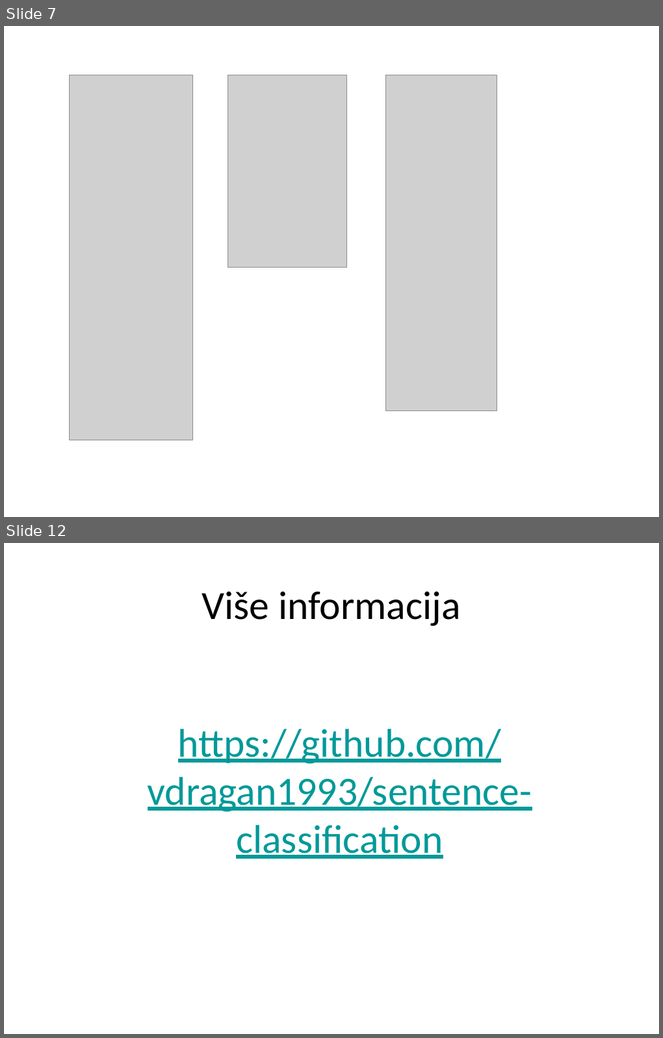
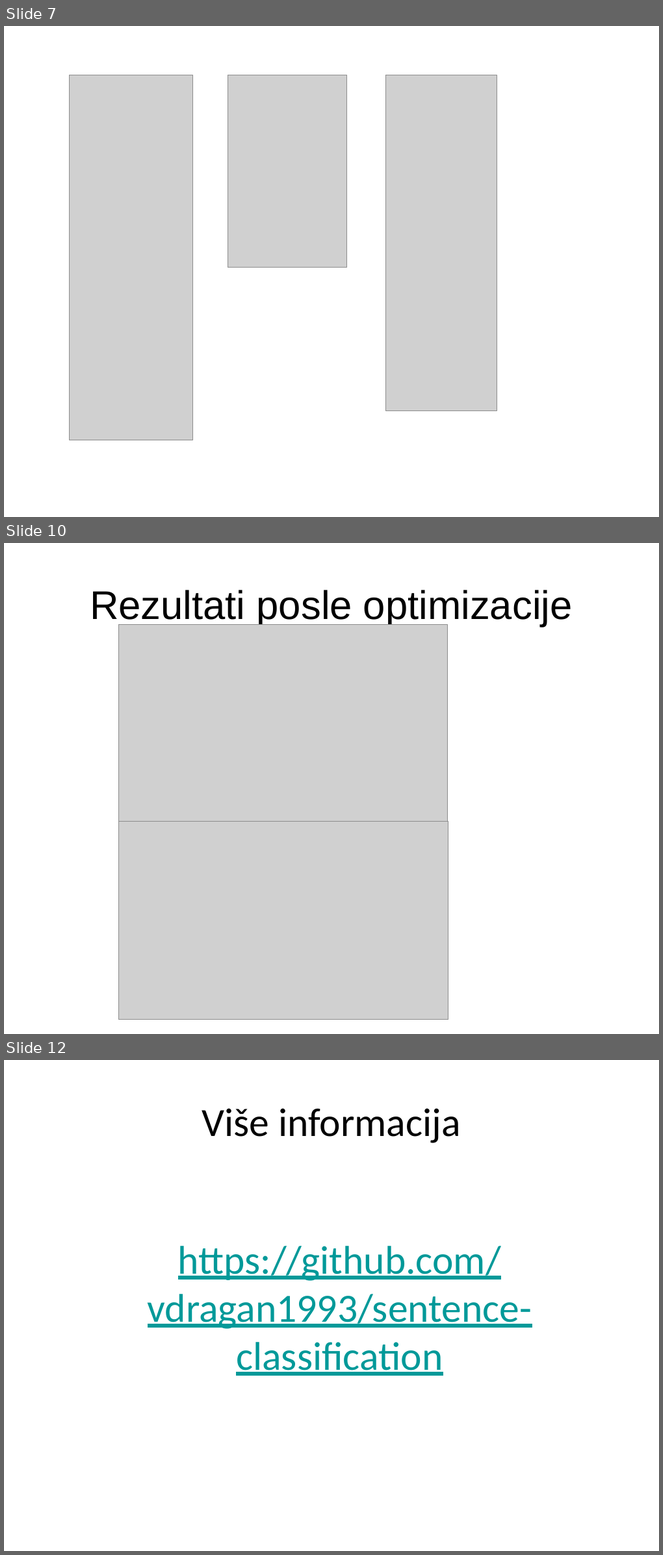
Before and after one commit to vdragan1993/sentence-classification, a slide deck: semantic_classification_ppt.pptx. Shown one above the other, each under a label of ours: slides 7 and 12 before the commit, slides 7, 10 and 12 after it; the slides between them are not shown. The pictures are 663x1038 and 663x1555 pixels, drawn with LibreOffice and Linux fonts; fonts in the diff are those of the drawing; grey boxes stand for pictures; background and template pictures are left out. Boxes give left, top, right and bottom in pixels: in the first picture for what was removed or moved away, otherwise in the second. Text is boxed around its words. In the diff, an @@ line names an element or a change of style, - is before the commit and + after.

```diff
--- a/semantic_classification_ppt.pptx
+++ b/semantic_classification_ppt.pptx
@@ slide 10 added at <box>4,543,659,1034</box>, background picture (left out) @@
@@ title added at <box>90,590,573,627</box>, 44 pt, text #000000 @@
+Rezultati posle optimizacije
@@ picture added at <box>118,625,447,823</box> @@
@@ picture added at <box>118,821,448,1020</box> @@
```
Also in this commit, not shown: 1 slide changed, 2 other slides added, 3 slides removed.
